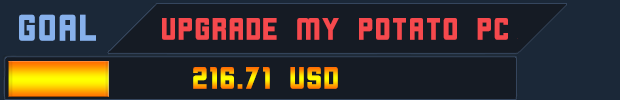
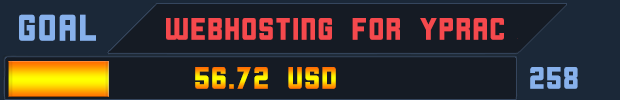
Comparing the layer stacks of the two 620x100 images. Changes:
added layer "258" above "56.72 USD" over left=530, top=67, right=578, bottom=89
renamed "216.71 USD" to "56.72 USD", painted on it over left=193, top=67, right=338, bottom=89
renamed "Upgrade my potato pc" to "webhosting for yprac", painted on it over left=162, top=18, right=508, bottom=40
